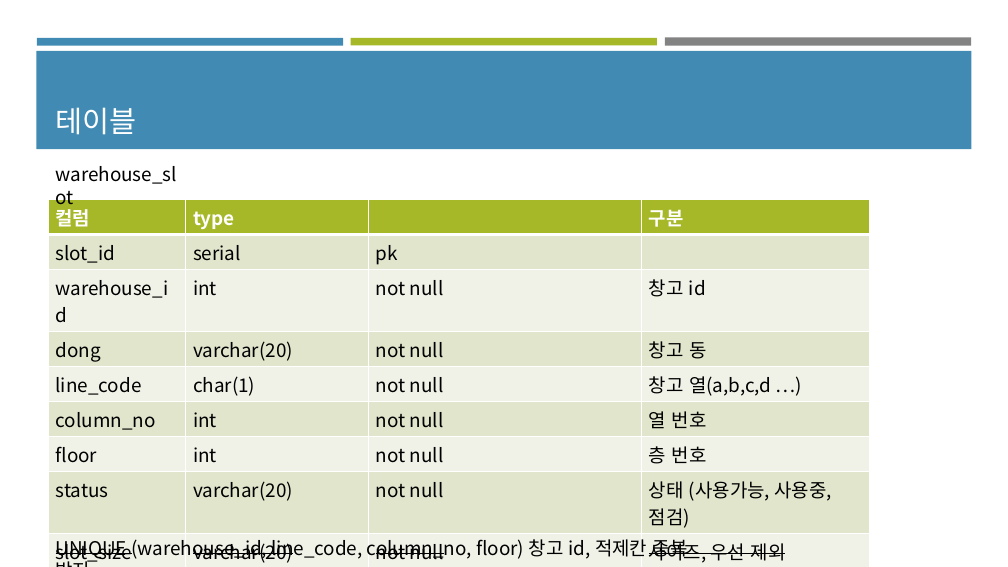
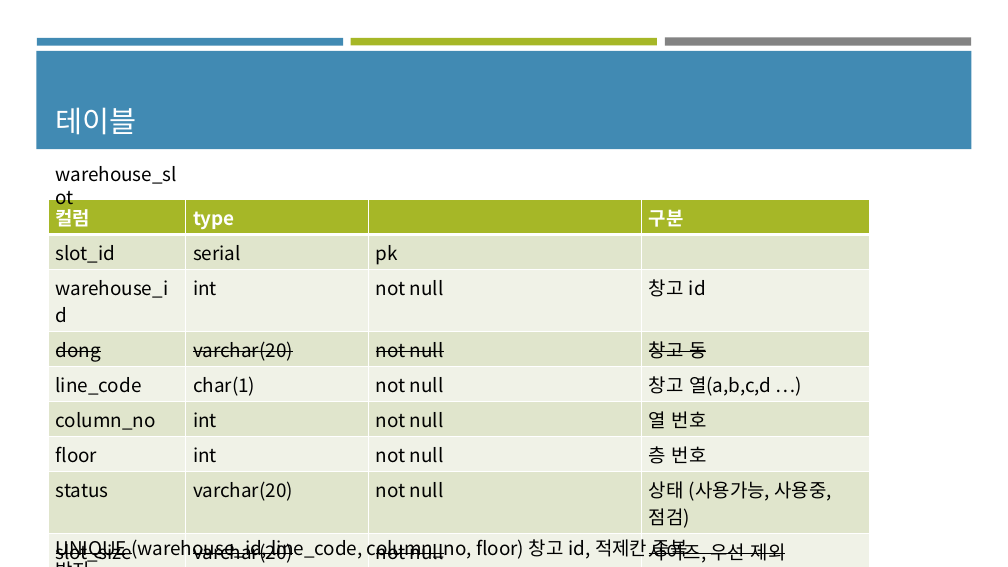
Before and after one commit to mkim0203/yolo_mini_project, a slide deck: slide 13 of 창고관리.pptx. Drawn at 1008x567 pixels with LibreOffice and Linux fonts; fonts in the diff are those of the drawing. Boxes give left, top, right and bottom in pixels: in the first picture for what was removed or moved away, otherwise in the second. Text is boxed around its words. In the diff, an @@ line names an element or a change of style, - is before the commit and + after.

```diff
--- a/창고관리.pptx
+++ b/창고관리.pptx
@@ table at bbox=[48, 200, 870, 567] @@
@@ strikethrough on in "dong", "varchar(20)", "not null", "창고 동" @@
```
Also in this commit, not shown: 11 other files.
